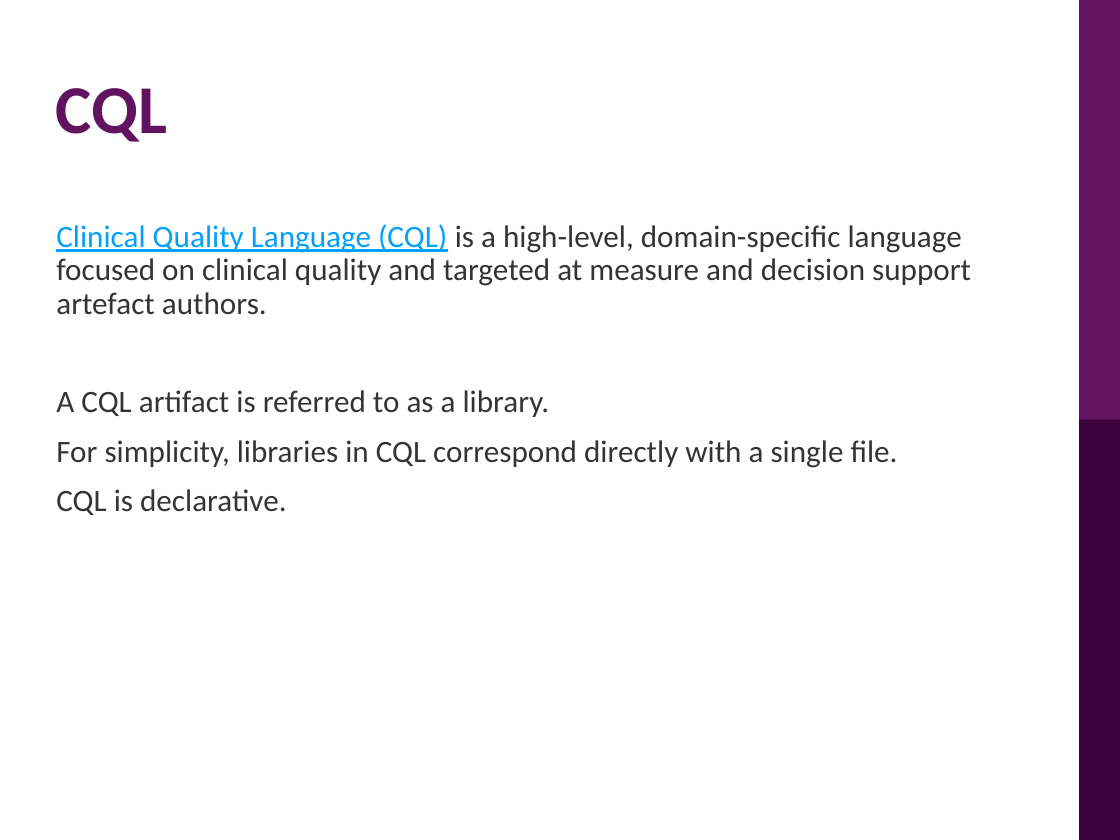
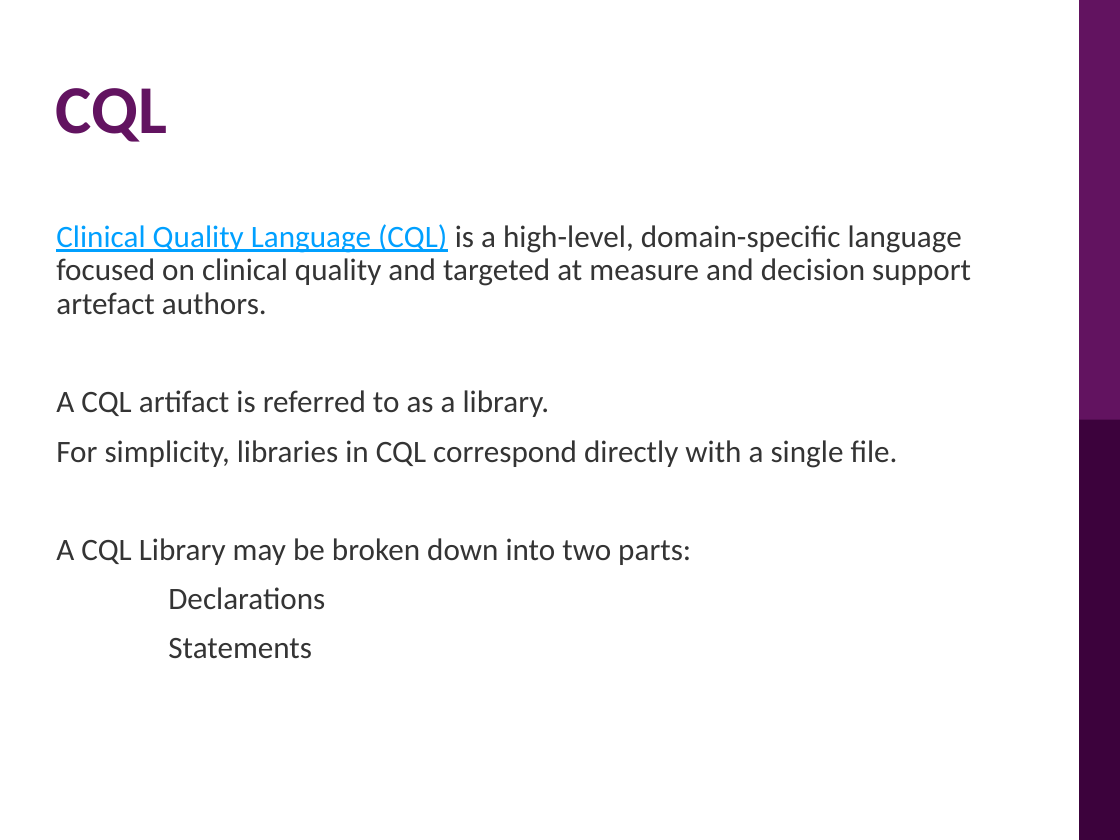
Before and after one commit to Prayance/Tutorial-CQL, a slide deck: slide 3 of Introduction on CQL.pptx. Drawn at 1120x840 pixels with LibreOffice and Linux fonts; fonts in the diff are those of the drawing; background and template pictures are left out. Boxes give left, top, right and bottom in pixels: in the first picture for what was removed or moved away, otherwise in the second. Text is boxed around its words. In the diff, an @@ line names an element or a change of style, - is before the commit and + after.

```diff
--- a/Introduction on CQL.pptx
+++ b/Introduction on CQL.pptx
@@ text at (56,538,691,659): text changed @@
-CQL is declarative.
+A CQL Library may be broken down into two parts:
+Declarations
+Statements
```
Also in this commit, not shown: 1 other slide changed, 1 slide added, 1 other file.
